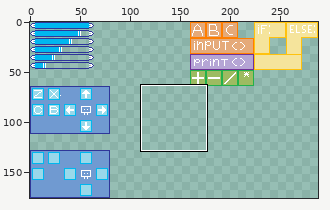
Pixel-art file: Entregas/ase/Gui/GameUserInterface-0001.ase. Above: a wide view before the commit, with the close-up outlined.
Close-up. First the earlier version:
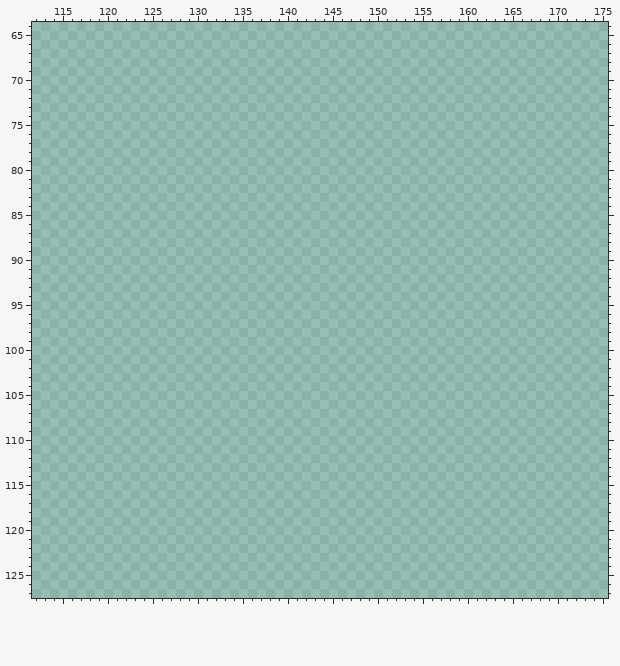
288x176 pixels, 1 frame. Shown: x 112..175, y 64..127. The commit also changed other parts of the picture, which this record leaves out.
Palette (. is transparent): 
Pixels before (only the part around the change), first column x 112:
 64 ................................................................
 65 ................................................................
 66 ................................................................
 67 ................................................................
 68 ................................................................
 69 ................................................................
 70 ................................................................
 71 ................................................................
 72 ................................................................
 73 ................................................................
 74 ................................................................
 75 ................................................................
 76 ................................................................
 77 ................................................................
 78 ................................................................
 79 ................................................................
 80 ................................................................
 81 ................................................................
 82 ................................................................
 83 ................................................................
 84 ................................................................
 85 ................................................................
 86 ................................................................
 87 ................................................................
 88 ................................................................
 89 ................................................................
 90 ................................................................
 91 ................................................................
 92 ................................................................
 93 ................................................................
 94 ................................................................
 95 ................................................................
 96 ................................................................
 97 ................................................................
 98 ................................................................
 99 ................................................................
100 ................................................................
101 ................................................................
102 ................................................................
103 ................................................................
104 ................................................................
105 ................................................................
106 ................................................................
107 ................................................................
108 ................................................................
109 ................................................................
110 ................................................................
111 ................................................................
112 ................................................................
113 ................................................................
114 ................................................................
115 ................................................................
116 ................................................................
117 ................................................................
118 ................................................................
119 ................................................................
120 ................................................................
121 ................................................................
122 ................................................................
123 ................................................................
124 ................................................................
125 ................................................................
126 ................................................................
127 ................................................................
After:
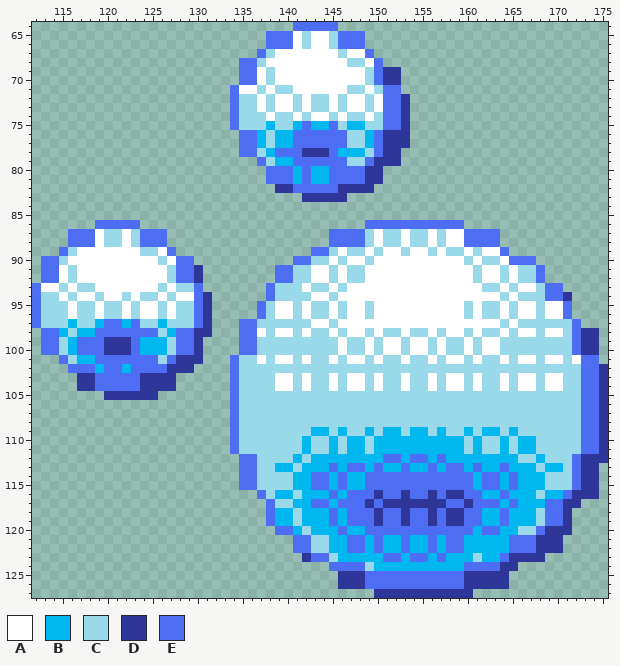
Colours new in this view: A #ffffff  B #00b7ef  C #99d9ea  D #2f3699  E #4d6df3
From old to new:
y 64: x 141..145 ..... -> EEEEE
y 65..66: x 138..148 ........... -> EEEACAACEEE
y 67: x 137..149 ............. -> ECAAAAAAACAAE
y 68: x 135..150 ................ -> EECAAAAAAAAACCAE
y 69..70: x 135..152 .................. -> EEACAAAAAAAAAACEDD
y 71: x 134..152 ................... -> EAACACCAAAAAACCACEE
y 72..73: x 134..153 .................... -> ECCACAACACCACAACAEED
y 74: x 134..153 .................... -> ECCCACCACAACACCACEED
y 75: x 134..153 .................... -> ECCCBCCBEBBECBBCCEED
y 76..77: x 135..153 ................... -> EEBCBBEEEEEECCBEDDD
y 78: x 135..152 .................. -> EECBEEEDDDEBBBCEDD
y 79: x 137..152 ................ -> ECBBEEEEEECCEDDD
y 80..81: x 138..150 ............. -> EEEBEBBEEEEDD
y 82: x 139..149 ........... -> DDEEEEEDDDD
y 83: x 142..146 ..... -> DDDDD
y 86: x 119..123 ..... -> EEEEE; x 149..159 ........... -> EEEEEEEEEEE
y 87..88: x 116..126 ........... -> EEEACCACEEE; x 145..163 ................... -> EEEECACCACCACAAEEEE
y 89: x 115..127 ............. -> ECAAAAAAACCAE; x 143..164 ...................... -> EECACCACAACAACACCACAAE
y 90: x 113..129 ................. -> EECAAAAAAAAAACAEE; x 141..167 ........................... -> EECCACAACAAAAAAAAAACACCAEEE
y 91..92: x 113..130 .................. -> EEACAAAAAAAAAACEED; x 139..168 .............................. -> EECCAACACCAAAAAAAAAAAACAACACCE
y 93: x 112..130 ................... -> EAACACCAAAAAAACACCE; x 138..170 ................................. -> ECCCACCACAAAAAAAAAAAAAAACCACAACEE
y 94: x 112..131 .................... -> ECCACAACAACACCACAAED; x 138..171 .................................. -> ECCCCAACAAAAAAAAAAAAAAAAAACACCCEED
y 95..96: x 112..131 .................... -> ECCCACCACCACAACACCED; x 137..171 ................................... -> ECAACACCACAACAAAAAAAAAACACCACAACAAE
y 97: x 112..131 .................... -> ECCCBCCBEEBECCBCCCED; x 135..172 ...................................... -> EECCCCCCAACAAAAAAAAAAAAAAAAAACACCCCCCE
y 98: x 113..131 ................... -> EEBCBBEEEEEEECBEEDD; x 135..174 ........................................ -> EEACAACACCACAACACCACCACAACACCACAACAACEDD
y 99..100: x 113..130 .................. -> EECBEEEDDDEBBBCEED; x 135..174 ........................................ -> EECCCCCCCCCACCACAACAACACCACAACCCCCCCCEDD
y 101: x 115..130 ................ -> ECBBEEEEEEECEDDD; x 134..174 ......................................... -> ECCACAACACCACAACACCACCACAACACCACAACAACAEE
y 102: x 116..129 .............. -> EEEBEEBEEEEDDD; x 134..175 .......................................... -> ECCCCCCCCCCCCCCCCCCCCCCCCCCCCCCCCCCCCCCEED
y 103..104: x 117..127 ........... -> DDEEEEEDDDD; x 134..175 .......................................... -> ECCCCAACACCACAACACCACCACAACACCACAACAACCEED
y 105: x 120..125 ...... -> DDDDDD; x 134..175 .......................................... -> ECCCCCCCCCCCCCCCCCCCCCCCCCCCCCCCCCCCCCCEED
y 106..108: x 134..175 .......................................... -> ECCCCCCCCCCCCCCCCCCCCCCCCCCCCCCCCCCCCCCEED
y 109: x 134..175 .......................................... -> ECCCCCCCCBBCBCCBCBBCBBCBCCBCBBCBCCCCCCCEED
y 110..111: x 134..175 .......................................... -> ECCCCCCCBCCBCBBCBBBBBBBBBBCBCCBCBBCCCCCEED
y 112: x 135..175 ......................................... -> EECCCCBCBBBBBBBBEEBEEBEBBBBBBBBCCBCCCEDDD
y 113: x 135..174 ........................................ -> EECCBBCBBBEBEEBEBBEBBEBEEBEBBEBBBCBBCEDD
y 114..115: x 135..174 ........................................ -> EECCCCBBEEBEBBEEEEEEEEEEEEBEEBEBBBCCCEDD
y 116: x 137..174 ...................................... -> ECBBCBBBEBEEEDEEDEEDEDDEEBBEBBBCBBEDDD
y 117: x 138..172 ................................... -> ECCBBEEBEEEDEDDDDDDDEEDEEEBEBBBEEDD
y 118..119: x 138..171 .................................. -> EBBCBBBEBEEEDEEDEEDEDDEEBBEBBBCEED
y 120: x 139..171 ................................. -> EEBCBBBEBBEEEEEEEEEEEEBEEBBCCEDDD
y 121..122: x 141..170 .............................. -> EECCBBEEBEBBEBBEBEEBBBBBEEEDDD
y 123: x 142..168 ........................... -> DEECBBBBBEEBEEBEBBBCBBEDDDD
y 124: x 145..165 ..................... -> EEEECBBBBBBBBBBEEEEDD
y 125..126: x 146..164 ................... -> DDDEEEEEEEEEEEDDDDD
y 127: x 150..160 ........... -> DDDDDDDDDDD
Pixel boxes of the changes (left, top, right, bottom) in both close-ups:
added: (32, 22, 608, 598)
